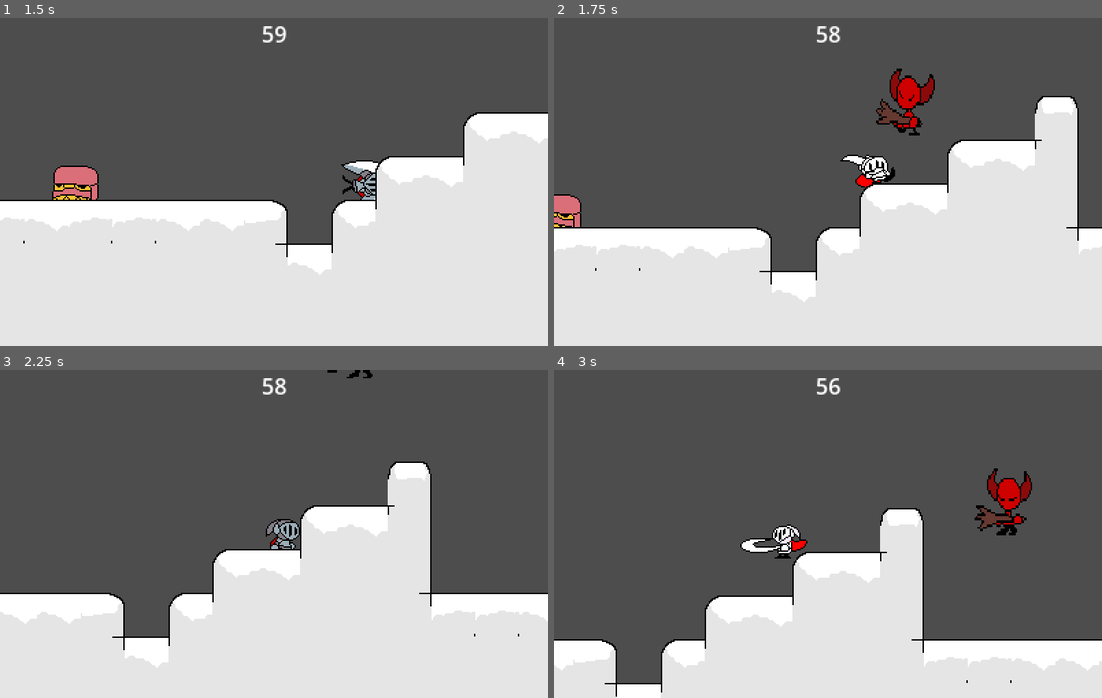
Above: before the commit, frames 1-4 (two rows, left to right).
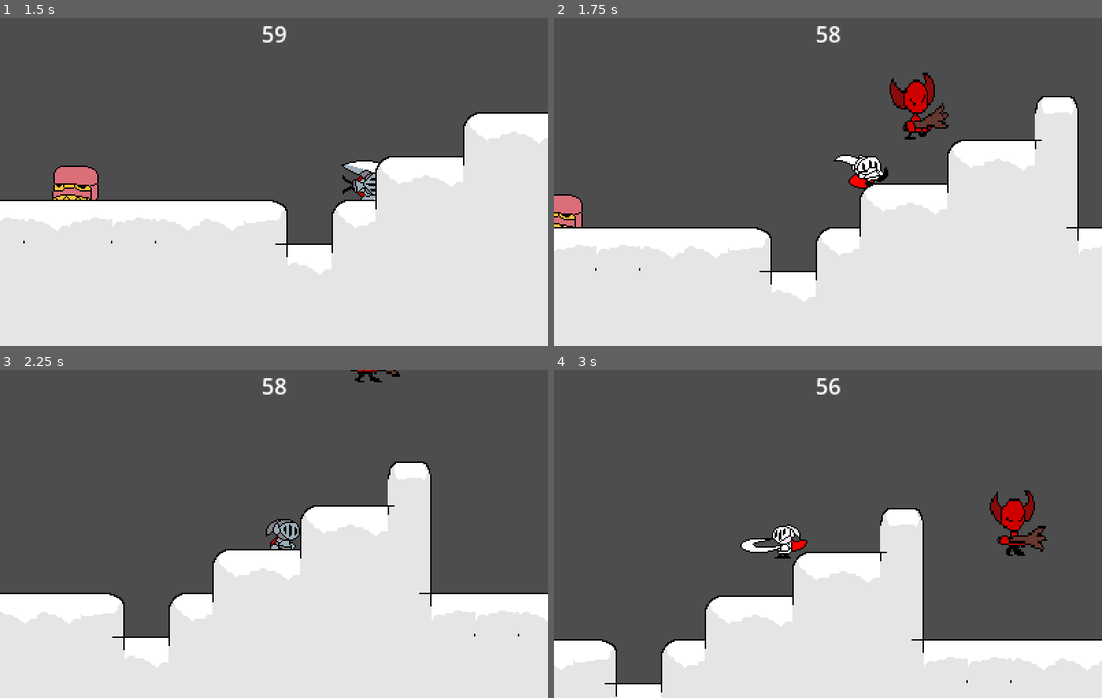
Above: after the commit, the same moments.

Repository: WondaMegapon/ACMJAM-S2024
Game: Godot game, scene res://Scenes/MainMenue.tscn
The game is run twice, just before and just after one commit, with the same random seed, the same clock (stepped at 60 frames per second) and the same inputs.
Inputs:
- Up to frame 1 (1.5 s): click "Play" at 0.5 s; hold D (player_right) from 1.28 s (still down); tap Shift (player_dash) at 1.35 s
- Up to frame 2 (1.75 s): keep holding D (player_right); tap Space (player_jump) at 1.52 s
- Up to frame 3 (2.25 s): keep holding D (player_right); tap F (player_interact) at 2.1 s
- Up to frame 4 (3 s): tap Space (player_jump) at 2.27 s; release D (player_right) at 2.78 s; hold A (player_left) from 2.78 s (still down); tap E (player_shoot) at 2.85 s

Frame 1 is identical in both runs. In frame 2, 1.8% of the frame differs, in the area x 0-72%, y 15-64%; in frame 3, 0.2%; in frame 4, 1.6%.

Commit message:
Cleaned up animations further.

Diff:
--- a/Objects/Characters/Enemies/BasicEnemy.tscn
+++ b/Objects/Characters/Enemies/BasicEnemy.tscn
@@ -6,10 +6,10 @@
 [ext_resource type="Texture2D" uid="uid://gexpqynd1lce" path="res://Textures/Characters/Player/SHEET_hellknight_impwalk.png" id="4_s7dhi"]
 
 [sub_resource type="RectangleShape2D" id="RectangleShape2D_5k1yw"]
-size = Vector2(224, 244)
+size = Vector2(48, 48)
 
 [sub_resource type="RectangleShape2D" id="RectangleShape2D_vr1nw"]
-size = Vector2(248, 248)
+size = Vector2(64, 52)
 
 [sub_resource type="AtlasTexture" id="AtlasTexture_6vlcy"]
 atlas = ExtResource("3_ky3mi")
@@ -79,8 +79,6 @@
 script = ExtResource("1_wrl2x")
 
 [node name="PhysicsBox" type="CollisionShape2D" parent="."]
-position = Vector2(-2, -3.5)
-scale = Vector2(0.25, 0.25)
 shape = SubResource("RectangleShape2D_5k1yw")
 
 [node name="DamageVolume" type="Area2D" parent="."]
@@ -88,8 +86,6 @@
 collision_mask = 0
 
 [node name="DamageVolumeShape" type="CollisionShape2D" parent="DamageVolume"]
-position = Vector2(-2, -4)
-scale = Vector2(0.25, 0.25)
 shape = SubResource("RectangleShape2D_vr1nw")
 
 [node name="Node" type="Node" parent="."]
--- a/Objects/Characters/Enemies/up_down_enemy.tscn
+++ b/Objects/Characters/Enemies/up_down_enemy.tscn
@@ -5,7 +5,7 @@
 [ext_resource type="Script" path="res://Scripts/Damageable.gd" id="3_m1tum"]
 
 [sub_resource type="RectangleShape2D" id="RectangleShape2D_5k1yw"]
-size = Vector2(68.5, 49)
+size = Vector2(64, 52)
 
 [sub_resource type="RectangleShape2D" id="RectangleShape2D_vr1nw"]
 size = Vector2(77, 64)
@@ -115,7 +115,6 @@
 script = ExtResource("1_l1fpf")
 
 [node name="PhysicsBox" type="CollisionShape2D" parent="."]
-position = Vector2(-2.75, -0.5)
 shape = SubResource("RectangleShape2D_5k1yw")
 
 [node name="DamageVolume" type="Area2D" parent="."]
@@ -123,7 +122,7 @@
 collision_mask = 0
 
 [node name="DamageVolumeShape" type="CollisionShape2D" parent="DamageVolume"]
-position = Vector2(-0.5, 1)
+position = Vector2(0, 1)
 shape = SubResource("RectangleShape2D_vr1nw")
 
 [node name="Node" type="Node" parent="."]
--- a/Objects/Characters/Player.tscn
+++ b/Objects/Characters/Player.tscn
@@ -11,7 +11,7 @@
 size = Vector2(32, 32)
 
 [sub_resource type="RectangleShape2D" id="RectangleShape2D_nluyv"]
-size = Vector2(72, 64)
+size = Vector2(82, 64)
 
 [sub_resource type="Animation" id="Animation_m7kb4"]
 length = 0.416667
@@ -441,13 +441,12 @@
 
 [node name="SwordHurtBox" type="CollisionShape2D" parent="Flippables/Sword"]
 visibility_layer = 4
-position = Vector2(38, 0)
+position = Vector2(32, 0)
 shape = SubResource("RectangleShape2D_nluyv")
 
 [node name="AnimatedSprite2D" type="AnimatedSprite2D" parent="Flippables"]
 sprite_frames = ExtResource("4_l41cj")
 animation = &"fall"
-frame = 1
 
 [node name="AnimationPlayer" type="AnimationPlayer" parent="Flippables"]
 root_node = NodePath("../AnimationTree")
--- a/Scripts/Characters/Enemies/BasicEnemy.gd
+++ b/Scripts/Characters/Enemies/BasicEnemy.gd
@@ -29,3 +29,7 @@
 	$AnimatedSprite2D.play("walk")
 
 	move_and_slide()
+
+
+func _process(delta):
+	($AnimatedSprite2D as AnimatedSprite2D).flip_h = direction == 1
